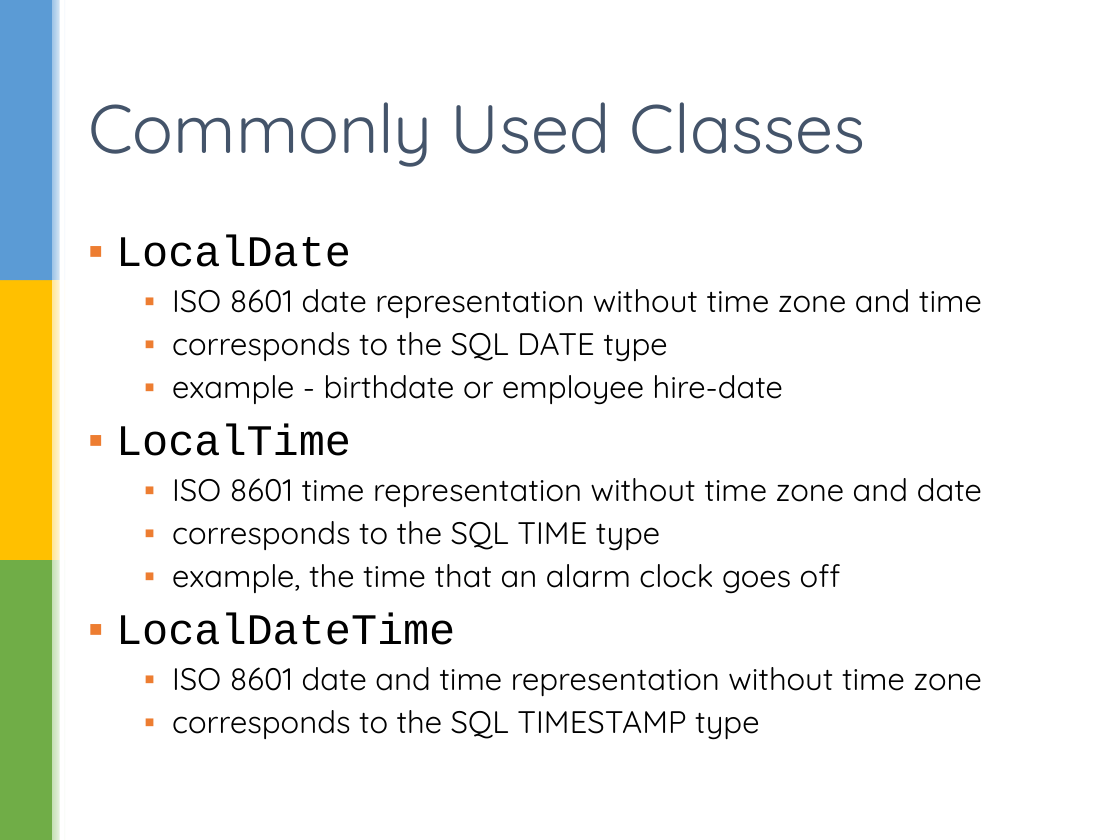
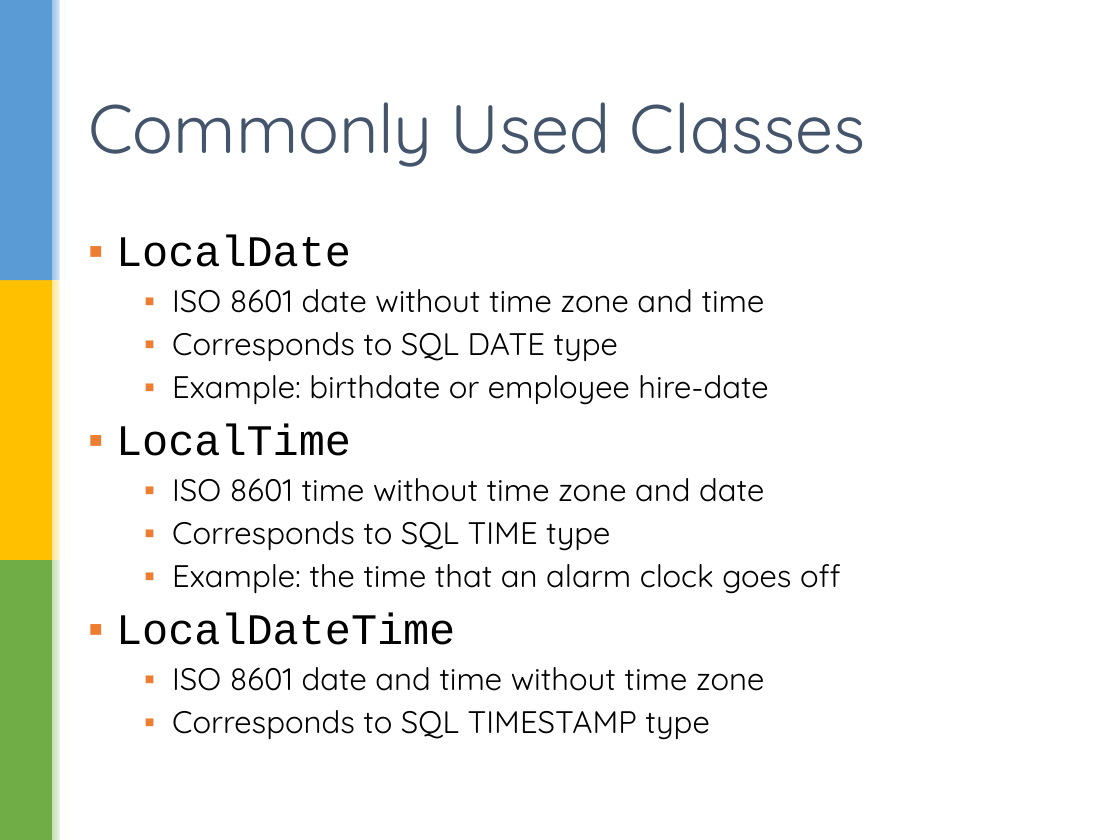
Before and after one commit to sualeh/make-a-date, a slide deck: slide 33 of Java 8 Date and Time API.pptx. Drawn at 1120x840 pixels with LibreOffice and Linux fonts; fonts in the diff are those of the drawing; background and template pictures are left out. Boxes give left, top, right and bottom in pixels: in the first picture for what was removed or moved away, otherwise in the second. Text is boxed around its words. In the diff, an @@ line names an element or a change of style, - is before the commit and + after.

```diff
--- a/Java 8 Date and Time API.pptx
+++ b/Java 8 Date and Time API.pptx
@@ text at bbox=[172, 289, 768, 405]: text changed @@
-  ▪ ISO 8601 date representation without time zone and time
-  ▪ corresponds to the SQL DATE type
-  ▪ example - birthdate or employee hire-date
+  ▪ ISO 8601 date without time zone and time
+  ▪ Corresponds to SQL DATE type
+  ▪ Example: birthdate or employee hire-date
@@ text at bbox=[172, 478, 841, 594]: text changed @@
-  ▪ ISO 8601 time representation without time zone and date
-  ▪ corresponds to the SQL TIME type
-  ▪ example, the time that an alarm clock goes off
+  ▪ ISO 8601 time without time zone and date
+  ▪ Corresponds to SQL TIME type
+  ▪ Example: the time that an alarm clock goes off
@@ text at bbox=[172, 667, 764, 740]: text changed @@
-  ▪ ISO 8601 date and time representation without time zone
-  ▪ corresponds to the SQL TIMESTAMP type
+  ▪ ISO 8601 date and time without time zone
+  ▪ Corresponds to SQL TIMESTAMP type
```
Also in this commit, not shown: 23 other slides changed.
